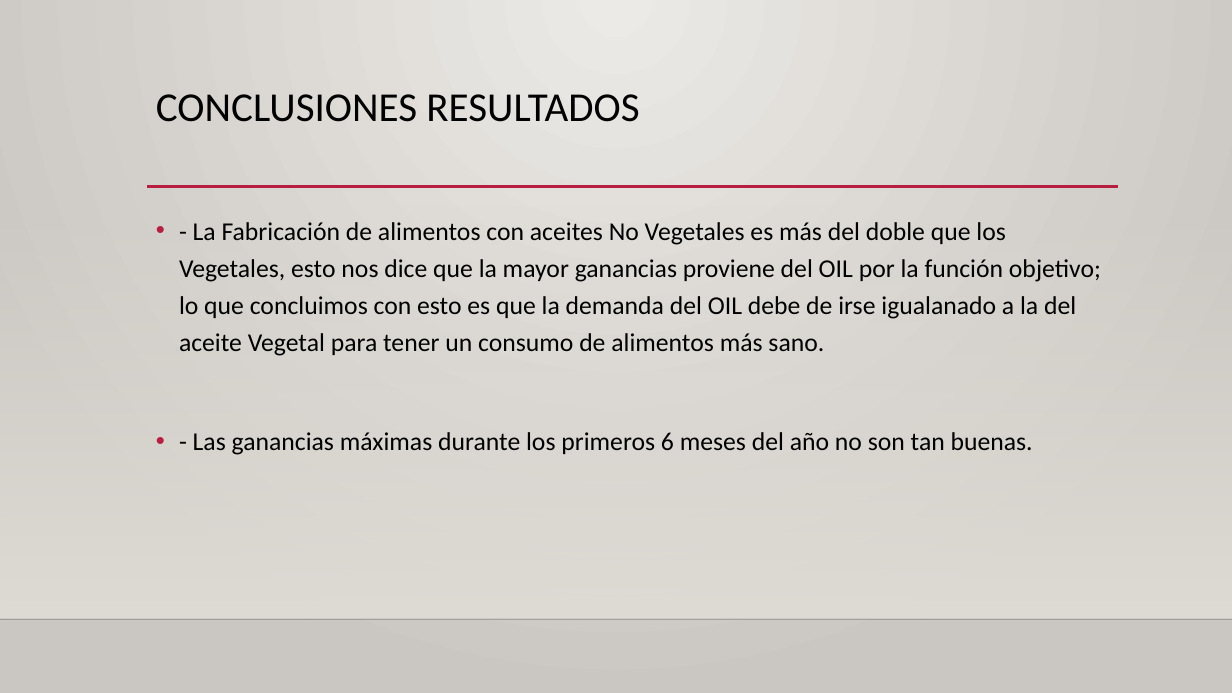
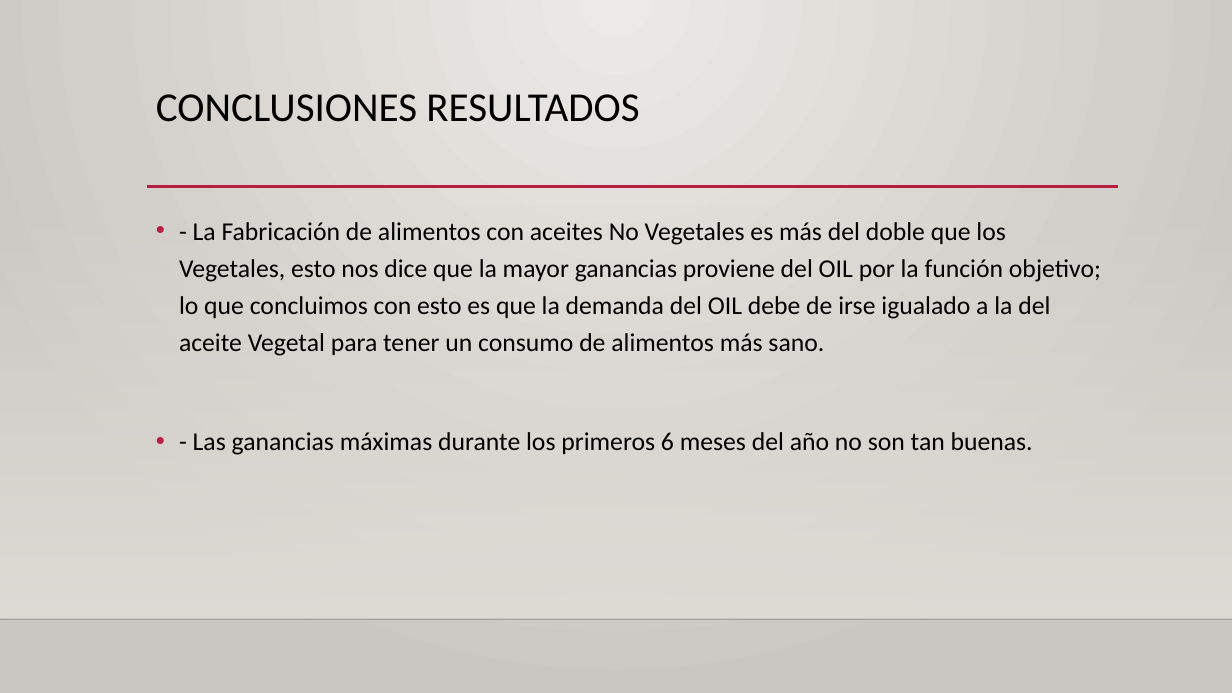
Before and after one commit to erickmendozag/proyecto_modulo1, a slide deck: slide 9 of PM1.pptx. Drawn at 1232x693 pixels with LibreOffice and Linux fonts; fonts in the diff are those of the drawing; background and template pictures are left out. Boxes give left, top, right and bottom in pixels: in the first picture for what was removed or moved away, otherwise in the second. Text is boxed around its words. In the diff, an @@ line names an element or a change of style, - is before the commit and + after.

Commit message:
Ortografía

```diff
--- a/PM1.pptx
+++ b/PM1.pptx
@@ text at (179, 222, 1101, 356): text changed @@
-• - La Fabricación de alimentos con aceites No Vegetales es más del doble que los Vegetales, esto nos dice que la mayor ganancias proviene del OIL por la función objetivo; lo que concluimos con esto es que la demanda del OIL debe de irse igualanado a la del aceite Vegetal para tener un consumo de alimentos más sano.
+• - La Fabricación de alimentos con aceites No Vegetales es más del doble que los Vegetales, esto nos dice que la mayor ganancias proviene del OIL por la función objetivo; lo que concluimos con esto es que la demanda del OIL debe de irse igualado a la del aceite Vegetal para tener un consumo de alimentos más sano.
```
